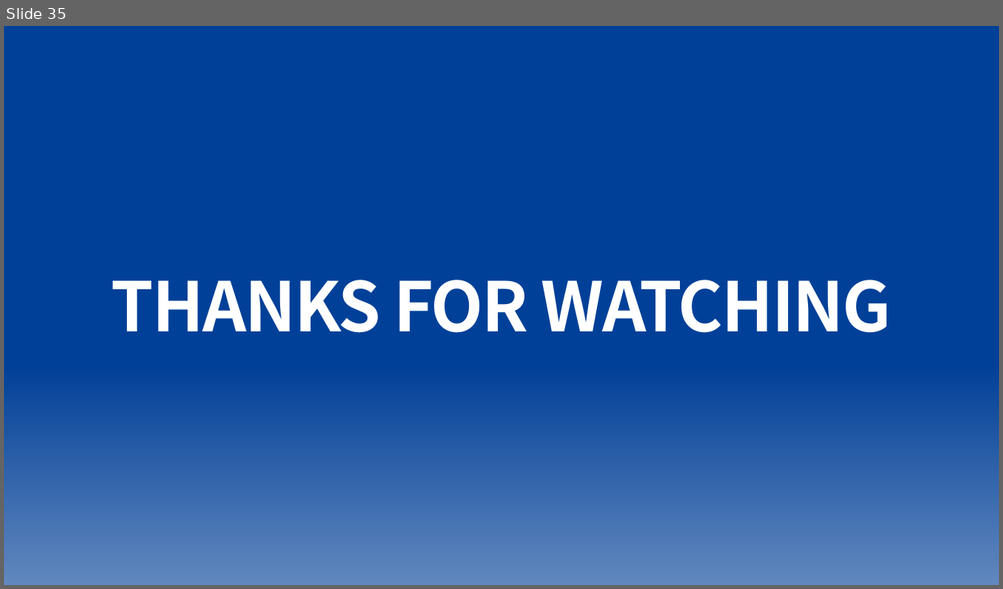
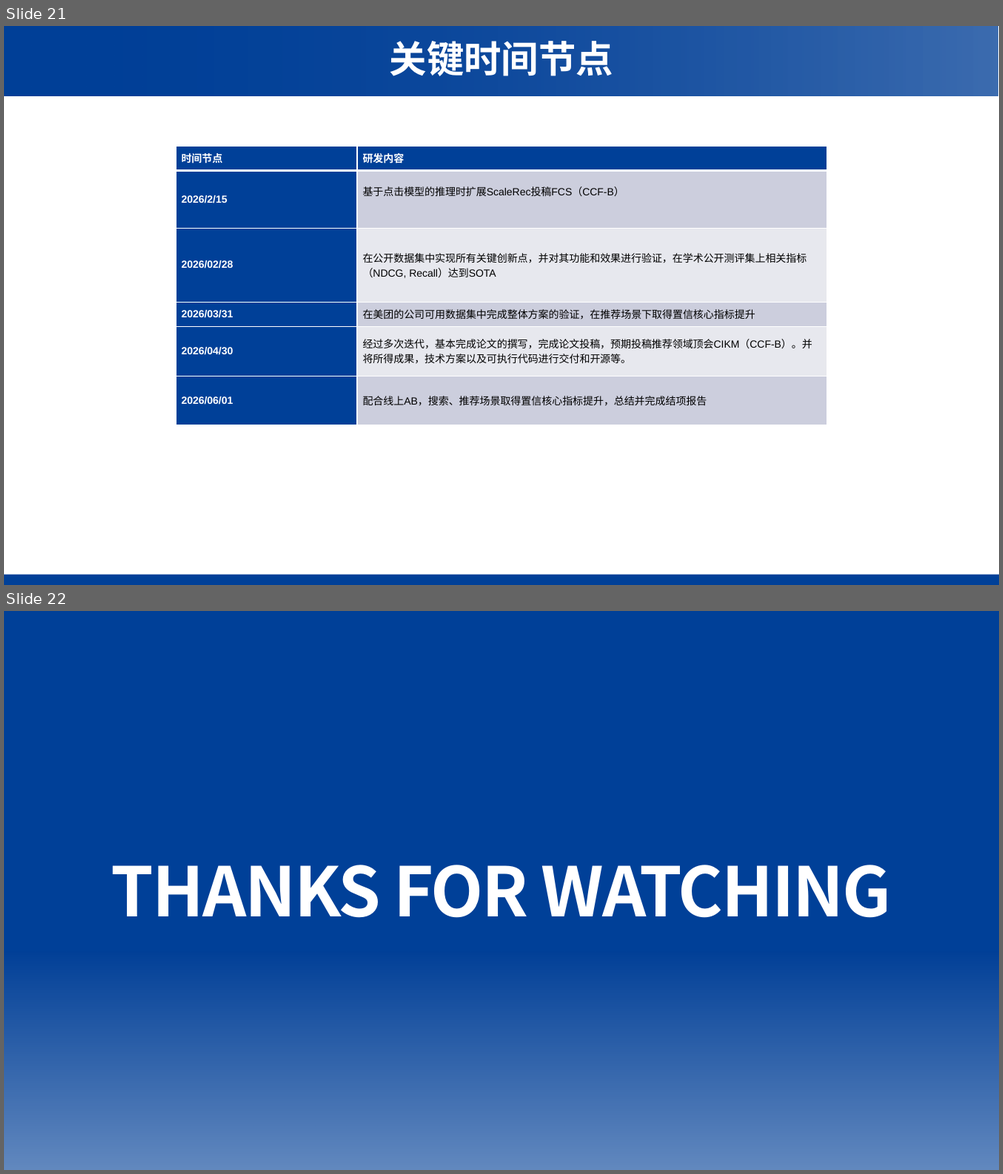
Before and after one commit to WncFht/GRec_public, a slide deck: 中期汇报.pptx. Shown one above the other, each under a label of ours: slide 35 before the commit, slides 21 and 22 after it. The pictures are 1003x589 and 1003x1174 pixels, drawn with LibreOffice and Linux fonts; fonts in the diff are those of the drawing; background and template pictures are left out. Boxes give left, top, right and bottom in pixels: in the first picture for what was removed or moved away, otherwise in the second. Text is boxed around its words. In the diff, an @@ line names an element or a change of style, - is before the commit and + after.

```diff
--- a/中期汇报.pptx
+++ b/中期汇报.pptx
@@ slide 21 added at [4,26,999,585], background #FFFFFF @@
@@ rectangle added at [4,26,998,96], fill gradient #004098 @@
@@ rectangle added at [5,26,998,96], fill gradient #004098 @@
@@ text added at [390,41,613,76], 36 pt, text #FFFFFF, bold @@
+关键时间节点
@@ table added at [176,146,827,426], 6 rows, 2 columns @@
+时间节点 | 研发内容
+2026/2/15 | 基于点击模型的推理时扩展ScaleRec投稿FCS（CCF-B）
+2026/02/28 | 在公开数据集中实现所有关键创新点，并对其功能和效果进行验证，在学术公开测评集上相关指标（NDCG, Recall）达到SOTA
+2026/03/31 | 在美团的公司可用数据集中完成整体方案的验证，在推荐场景下取得置信核心指标提升
+2026/04/30 | 经过多次迭代，基本完成论文的撰写，完成论文投稿，预期投稿推荐领域顶会CIKM（CCF-B）。并将所得成果，技术方案以及可执行代码进行交付和开源等。
+2026/06/01 | 配合线上AB，搜索、推荐场景取得置信核心指标提升，总结并完成结项报告
@@ rectangle added at [4,575,999,585], fill #004098 @@
@@ what was slide 35 is now slide 22 @@
```
Also in this commit, not shown: 6 slides changed, 13 other slides added, 27 slides removed.
